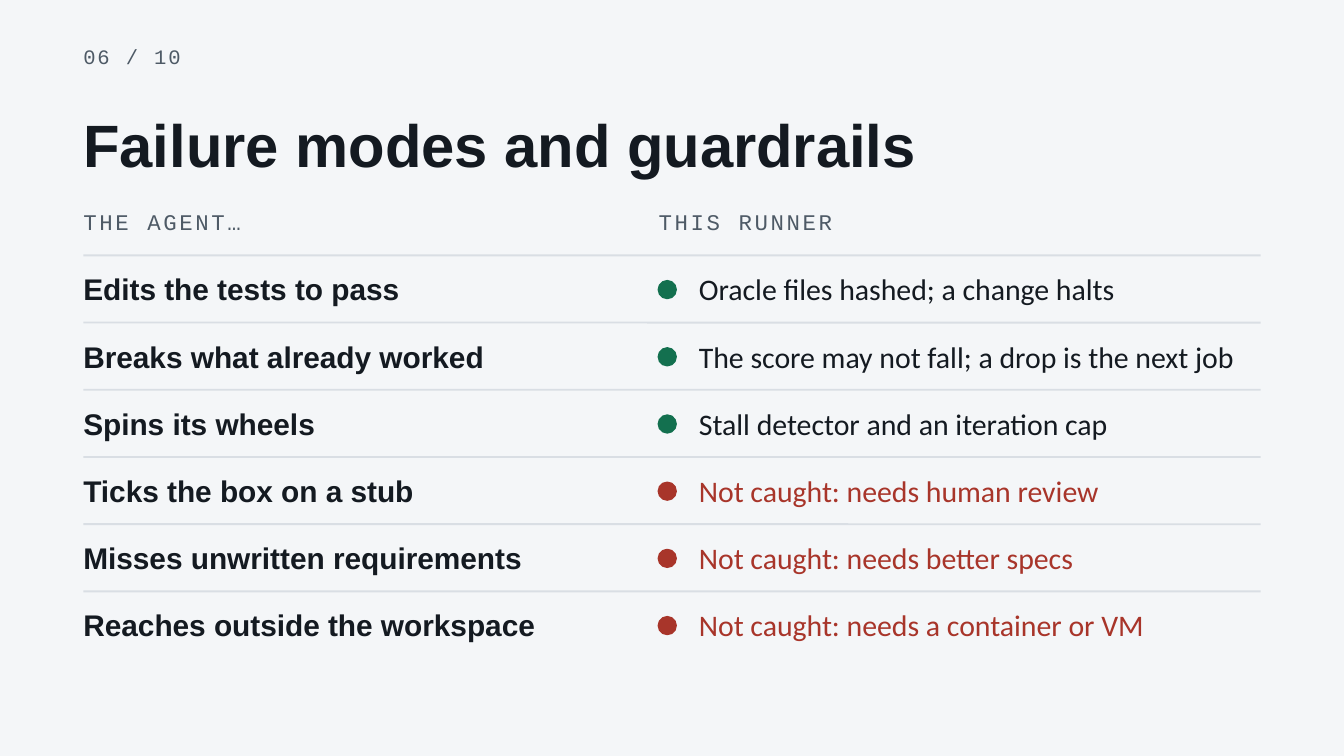
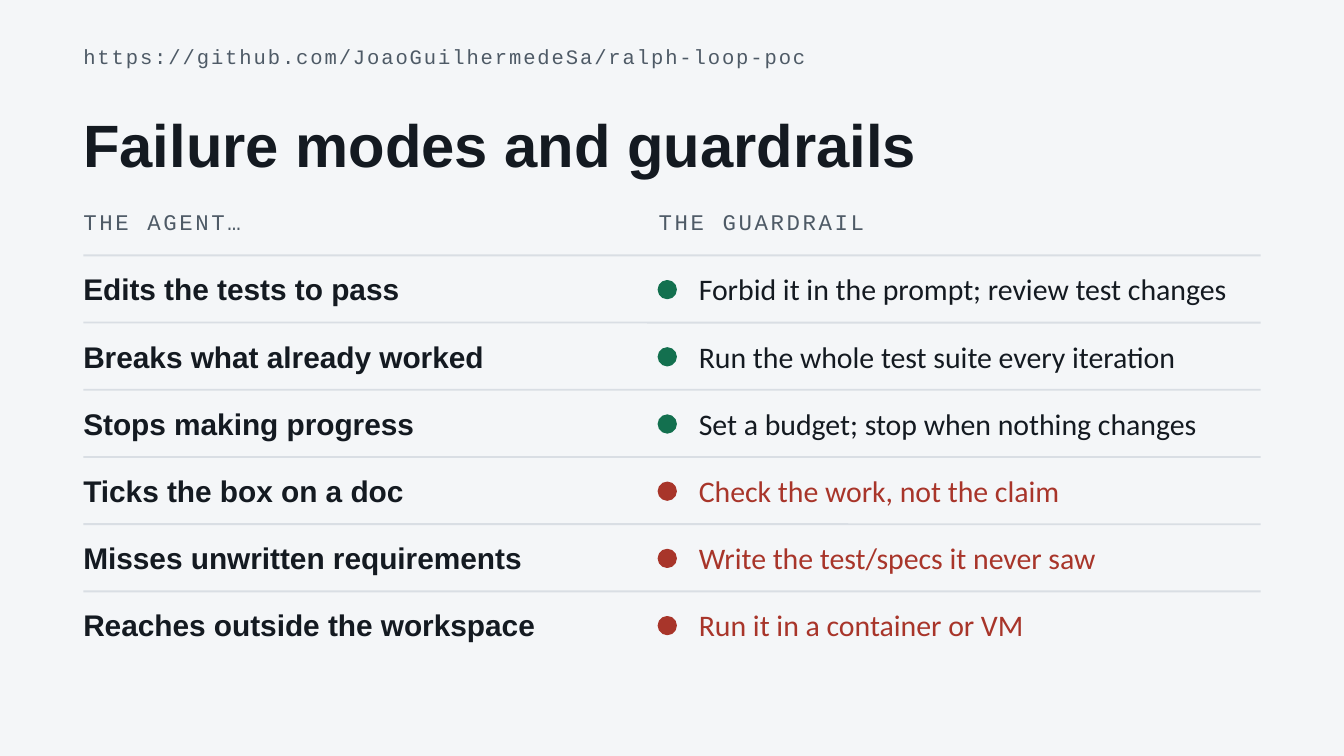
Before and after one commit to JoaoGuilhermedeSa/ralph-loop-poc, a slide deck: slide 6 of deck.pptx. Drawn at 1344x756 pixels with LibreOffice and Linux fonts; fonts in the diff are those of the drawing. Boxes give left, top, right and bottom in pixels: in the first picture for what was removed or moved away, otherwise in the second. Text is boxed around its words. In the diff, an @@ line names an element or a change of style, - is before the commit and + after.

Commit message:
updating ppt

```diff
--- a/deck.pptx
+++ b/deck.pptx
@@ text removed at <box>83,50,181,64</box> @@
-06 / 10
@@ text added at <box>83,49,805,69</box>, 11 pt, text #4E5A66 @@
+https://github.com/JoaoGuilhermedeSa/ralph-loop-poc
@@ text at <box>659,215,864,230</box>: text changed @@
-THIS RUNNER
+THE GUARDRAIL
@@ text at <box>699,279,1226,305</box>: text changed @@
-Oracle files hashed; a change halts
+Forbid it in the prompt; review test changes
@@ text at <box>699,347,1175,373</box>: text changed @@
-The score may not fall; a drop is the next job
+Run the whole test suite every iteration
@@ text at <box>83,413,414,440</box>: text changed @@
-Spins its wheels
+Stops making progress
@@ text at <box>699,414,1196,440</box>: text changed @@
-Stall detector and an iteration cap
+Set a budget; stop when nothing changes
@@ text at <box>83,480,404,503</box>: text changed @@
-Ticks the box on a stub
+Ticks the box on a doc
@@ text at <box>699,481,1059,506</box>: text changed @@
-Not caught: needs human review
+Check the work, not the claim
@@ text at <box>699,548,1095,574</box>: text changed @@
-Not caught: needs better specs
+Write the test/specs it never saw
@@ text at <box>699,615,1023,636</box>: text changed @@
-Not caught: needs a container or VM
+Run it in a container or VM
```
Also in this commit, not shown: 9 other slides changed.
